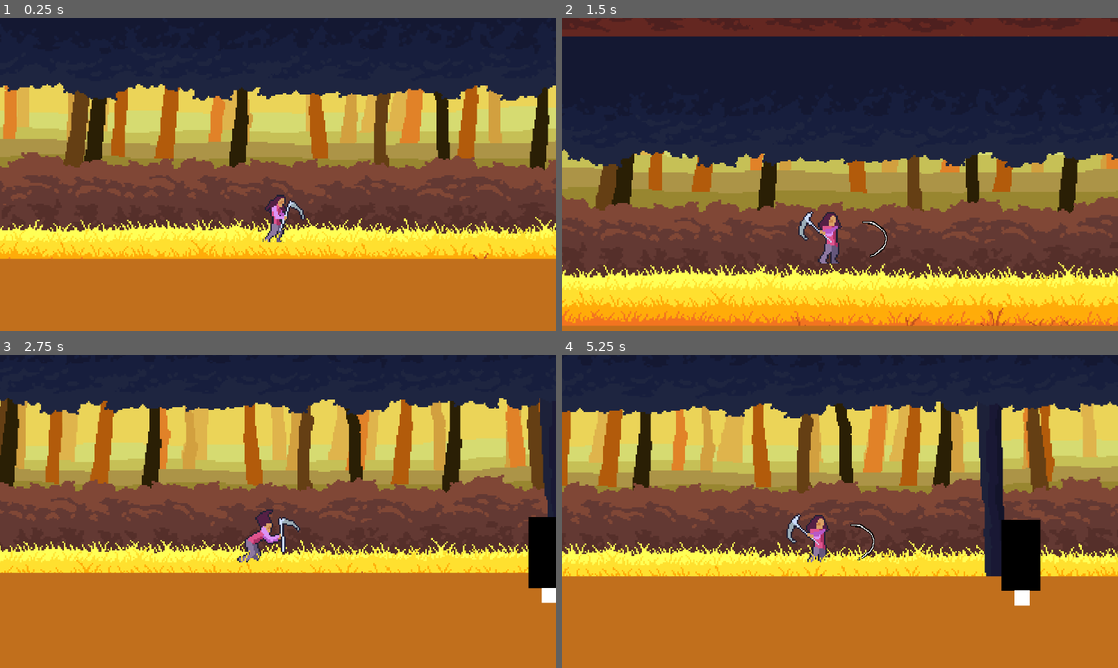
Above: before the commit, frames 1-4 (two rows, left to right).
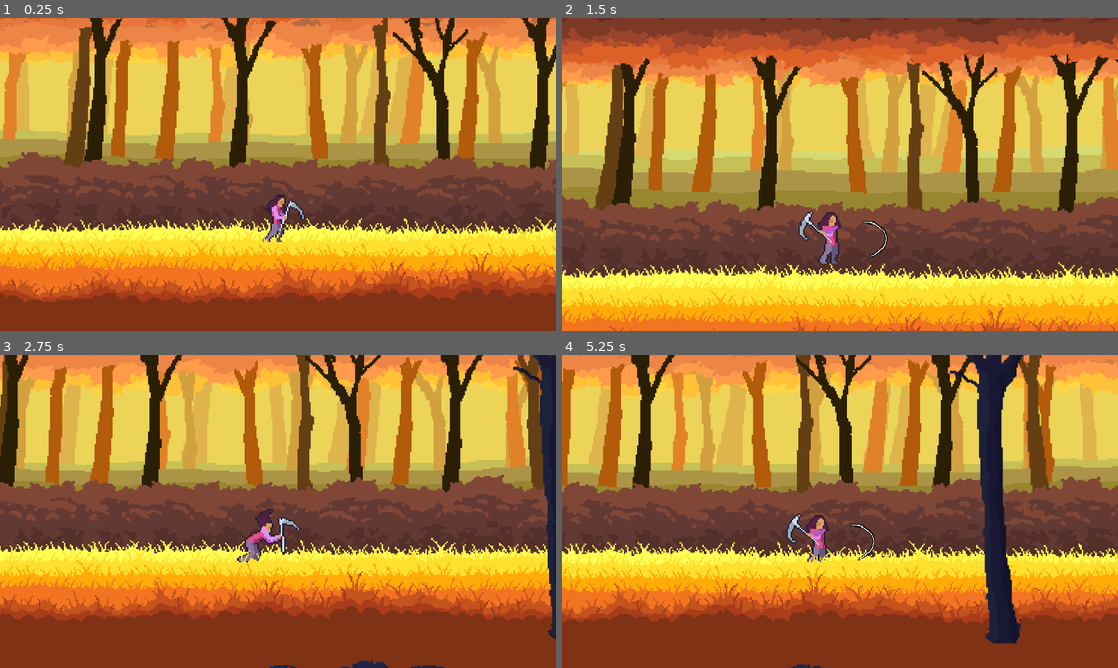
Above: after the commit, the same moments.

Repository: LordRevan36/software_development_platformer
Game: Godot game, scene res://main.tscn
Two runs of this game, one before a commit and one after it. Both use one fixed random seed, a clock stepped at 60 frames per second and the inputs below.
Inputs:
- Up to frame 1 (0.25 s): no input
- Up to frame 2 (1.5 s): hold E (FlipRight) from 0.53 s (still down); tap Z (Attack 1) at 0.6, 1.35 s; tap W (Up) at 0.77 s
- Up to frame 3 (2.75 s): tap W (Up) at 1.52 s; release E (FlipRight) at 2.03 s; hold Q (FlipLeft) from 2.03 s (still down); tap Z (Attack 1) at 2.1 s
- Up to frame 4 (5.25 s): release Q (FlipLeft) at 2.78 s; hold E (FlipRight) 2.78-4.28 s; tap Z (Attack 1) every 0.75 s from 2.85 to 5.1 s; tap W (Up) at 3.02, 3.77, 4.52 s; hold Q (FlipLeft) 4.28-5.03 s; hold E (FlipRight) from 5.03 s (still down)

The runs differ from the first frame. In frame 1, 50% of the frame differs, in the area x 0-100%, y 0-100%; in frame 2, 44%; in frame 3, 50%; in frame 4, 50%.

Commit message:
lining up layers to test plugin

Diff:
--- a/software-development-platformer/main.tscn
+++ b/software-development-platformer/main.tscn
@@ -12,7 +12,6 @@
 [ext_resource type="Texture2D" uid="uid://dok7ls8ld3g3u" path="res://Assets/Forest/FrontGround.png" id="6_272bh"]
 [ext_resource type="Texture2D" uid="uid://d15b6nmtxas3j" path="res://Assets/Forest/BushyGrass.png" id="7_5vw27"]
 [ext_resource type="Texture2D" uid="uid://cq7cgkb2e5fi8" path="res://Assets/Forest/BigTree.png" id="9_kek77"]
-[ext_resource type="Script" uid="uid://cg30muddd7db1" path="res://parallaxfix.gd" id="12_ycdy4"]
 
 [sub_resource type="WorldBoundaryShape2D" id="WorldBoundaryShape2D_0xm2m"]
 distance = -285.0
@@ -32,13 +31,13 @@
 
 [node name="Canopy" type="Sprite2D" parent="BackParallax/Background/Repeating"]
 modulate = Color(3.1915548, 2.999711, 1.2243794, 1)
-position = Vector2(-192, -87)
+position = Vector2(-185.8147, -35.826416)
 scale = Vector2(-1, -1)
 texture = ExtResource("1_5vw27")
 
 [node name="BackGrass" type="Sprite2D" parent="BackParallax/Background/Repeating"]
 modulate = Color(0.8372715, 0.8572721, 0.44480607, 1)
-position = Vector2(-191, 302)
+position = Vector2(-189.78003, 369.09717)
 texture = ExtResource("2_efxa6")
 
 [node name="Props" type="Parallax2D" parent="BackParallax/Background"]
@@ -166,13 +165,13 @@
 
 [node name="Canopy" type="Sprite2D" parent="BackParallax/Background2/Repeating"]
 modulate = Color(2.4092994, 2.7214386, 1.0234013, 1)
-position = Vector2(-243, -216)
+position = Vector2(-239.81787, -175.76233)
 scale = Vector2(1, -1)
 texture = ExtResource("1_5vw27")
 
 [node name="BackGrass" type="Sprite2D" parent="BackParallax/Background2/Repeating"]
 modulate = Color(0.77599835, 0.75164837, 0.33756283, 1)
-position = Vector2(-205, 209)
+position = Vector2(-202.03906, 216.5018)
 texture = ExtResource("2_efxa6")
 
 [node name="Tree" type="Sprite2D" parent="BackParallax/Background2/Repeating"]
@@ -293,7 +292,7 @@
 
 [node name="Canopy" type="Sprite2D" parent="BackParallax/Background3/Repeating"]
 modulate = Color(2.0418396, 2.1792493, 1.3619889, 1)
-position = Vector2(-87, -303)
+position = Vector2(-83.85449, -270.60986)
 scale = Vector2(-1, -1)
 texture = ExtResource("1_5vw27")
 
@@ -371,7 +370,7 @@
 
 [node name="Canopy" type="Sprite2D" parent="BackParallax/Background4/Repeating"]
 modulate = Color(1.8427947, 1.8695909, 1.2912447, 1)
-position = Vector2(-239, -393)
+position = Vector2(-237.1355, -369.0421)
 scale = Vector2(1, -1)
 texture = ExtResource("1_5vw27")
 
@@ -449,7 +448,7 @@
 
 [node name="Canopy" type="Sprite2D" parent="BackParallax/Background5/Repeating"]
 modulate = Color(1.7919996, 1.6732408, 1.1290661, 1)
-position = Vector2(-133, -486)
+position = Vector2(-125.756836, -482.36145)
 scale = Vector2(-1, -1)
 texture = ExtResource("1_5vw27")
 
@@ -608,7 +607,7 @@
 
 [node name="Canopy" type="Sprite2D" parent="Main Layer/Repeating"]
 modulate = Color(1.4957577, 1.1363391, 0.7985637, 1)
-position = Vector2(-527, -487)
+position = Vector2(-522, -522)
 scale = Vector2(1, -1)
 texture = ExtResource("1_5vw27")
 
@@ -643,7 +642,7 @@
 
 [node name="Canopy" type="Sprite2D" parent="FrontParallax/Midground2/Repeating"]
 modulate = Color(1.1958618, 0.9512316, 0.80435854, 1)
-position = Vector2(-208, -528)
+position = Vector2(-207.68262, -588.5679)
 scale = Vector2(1, -1)
 texture = ExtResource("1_5vw27")
 
@@ -674,7 +673,7 @@
 
 [node name="Canopy" type="Sprite2D" parent="FrontParallax/Midground3/Repeating"]
 modulate = Color(0.9679722, 0.80613583, 0.67854196, 1)
-position = Vector2(-701, -585)
+position = Vector2(-699.7256, -645.9757)
 scale = Vector2(1, -1)
 texture = ExtResource("1_5vw27")
 
@@ -705,7 +704,7 @@
 
 [node name="Canopy" type="Sprite2D" parent="FrontParallax/FrontMidground/Repeating"]
 modulate = Color(0.78426254, 0.55712736, 0.61496365, 1)
-position = Vector2(-306, -662)
+position = Vector2(-306.08838, -747.9634)
 scale = Vector2(-1, -1)
 texture = ExtResource("1_5vw27")
 
@@ -739,23 +738,22 @@
 scroll_scale = Vector2(1.4, 1.4)
 repeat_size = Vector2(2560, 0)
 repeat_times = 3
-script = ExtResource("12_ycdy4")
 
 [node name="ColorRect" type="ColorRect" parent="FrontParallax/Foreground/Repeating"]
 offset_top = 409.0
 offset_right = 2564.0
 offset_bottom = 942.0
-color = Color(0.7577565, 0.43606222, 0.11157472, 1)
+color = Color(0.07450981, 0.078431375, 0.16470589, 1)
 metadata/_edit_use_anchors_ = true
 
 [node name="Ground" type="Sprite2D" parent="FrontParallax/Foreground/Repeating"]
-position = Vector2(2, -668)
+position = Vector2(12.517548, -657.0102)
 texture = ExtResource("6_272bh")
 centered = false
 
 [node name="Canopy" type="Sprite2D" parent="FrontParallax/Foreground/Repeating"]
 modulate = Color(0.23154116, 0.52167636, 1.1873763, 1)
-position = Vector2(-495, -689)
+position = Vector2(-489.7105, -1021.4137)
 scale = Vector2(1, -1)
 texture = ExtResource("1_5vw27")
 
@@ -764,17 +762,3 @@
 
 [node name="CollisionShape2D" type="CollisionShape2D" parent="StaticBody2D"]
 shape = SubResource("WorldBoundaryShape2D_0xm2m")
-
-[node name="ColorRect" type="ColorRect" parent="."]
-offset_left = 956.0
-offset_top = -121.0
-offset_right = 996.0
-offset_bottom = -81.0
-scale = Vector2(2.5864184, 4.7225204)
-color = Color(0, 0, 0, 1)
-
-[node name="ColorRect2" type="ColorRect" parent="."]
-offset_left = 991.0
-offset_top = 67.0
-offset_right = 1031.0
-offset_bottom = 107.0
Not shown: 1 places in software-development-platformer/main.tscn that only renumber resources
